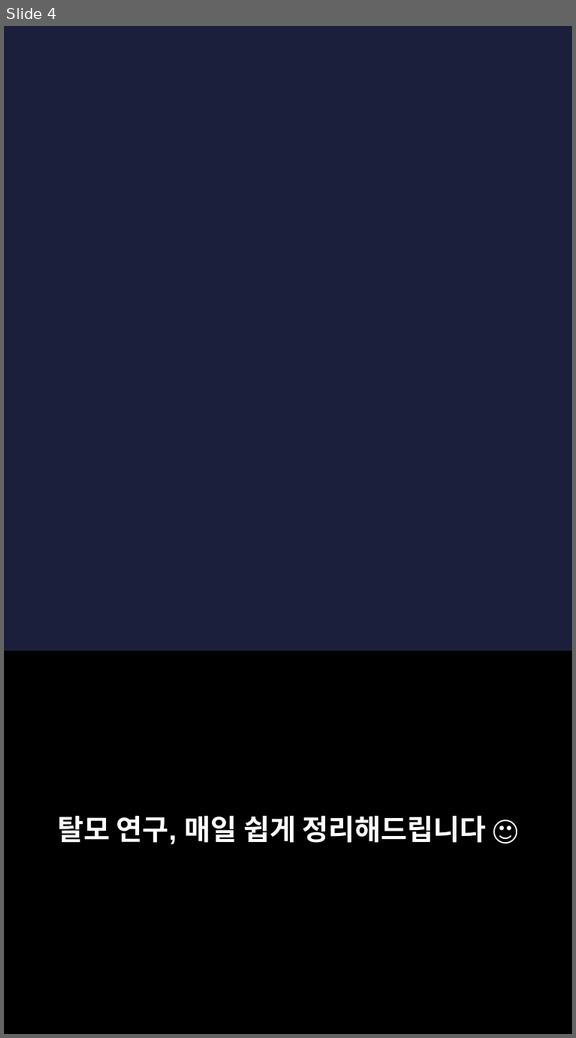
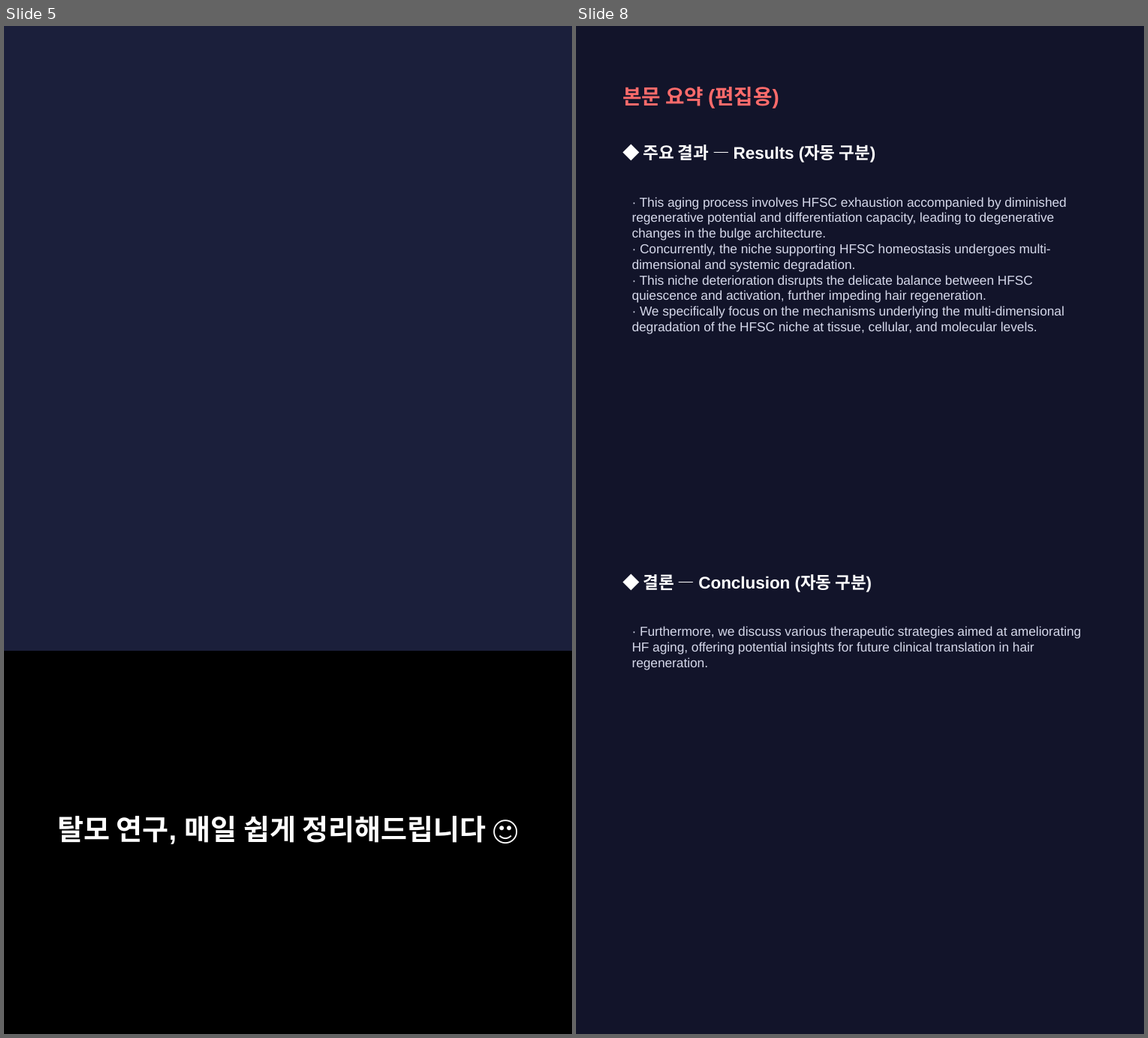
Before and after one commit to hyokang2010-BJ-ANTH/product-builder-test, a slide deck: data/2026-09-13/slides.pptx. Shown side by side, each under a label of ours: slide 4 before the commit, slides 5 and 8 after it; the slides between them are not shown. The pictures are 576x1038 and 1148x1038 pixels, drawn with LibreOffice and Linux fonts; fonts in the diff are those of the drawing; background and template pictures are left out. Boxes give left, top, right and bottom in pixels: in the first picture for what was removed or moved away, otherwise in the second. Text is boxed around its words. In the diff, an @@ line names an element or a change of style, - is before the commit and + after.

```diff
--- a/data/2026-09-13/slides.pptx
+++ b/data/2026-09-13/slides.pptx
@@ slide 8 added at [576,26,1144,1034], background #12142A @@
@@ text added at [622,87,779,108], 16 pt, text #FF6B6B, bold @@
+본문 요약 (편집용)
@@ text added at [644,144,876,162], 13 pt, text #FFFFFF, bold @@
+◆ 주요 결과 — Results (자동 구분)
@@ text added at [632,197,1066,334], 10 pt, text #D5D8EA @@
+· This aging process involves HFSC exhaustion accompanied by diminished regenerative potential and differentiation capacity, leading to degenerative changes in the bulge architecture.
+· Concurrently, the niche supporting HFSC homeostasis undergoes multi-dimensional and systemic degradation.
+· This niche deterioration disrupts the delicate balance between HFSC quiescence and activation, further impeding hair regeneration.
+· We specifically focus on the mechanisms underlying the multi-dimensional degradation of the HFSC niche at tissue, cellular, and molecular levels.
@@ text added at [644,574,872,592], 13 pt, text #FFFFFF, bold @@
+◆ 결론 — Conclusion (자동 구분)
@@ text added at [632,626,1081,670], 10 pt, text #D5D8EA @@
+· Furthermore, we discuss various therapeutic strategies aimed at ameliorating HF aging, offering potential insights for future clinical translation in hair regeneration.
@@ what was slide 4 is now slide 5 @@
```
Also in this commit, not shown: 3 slides changed, 4 other slides added, 2 slides removed, 23 other files.
